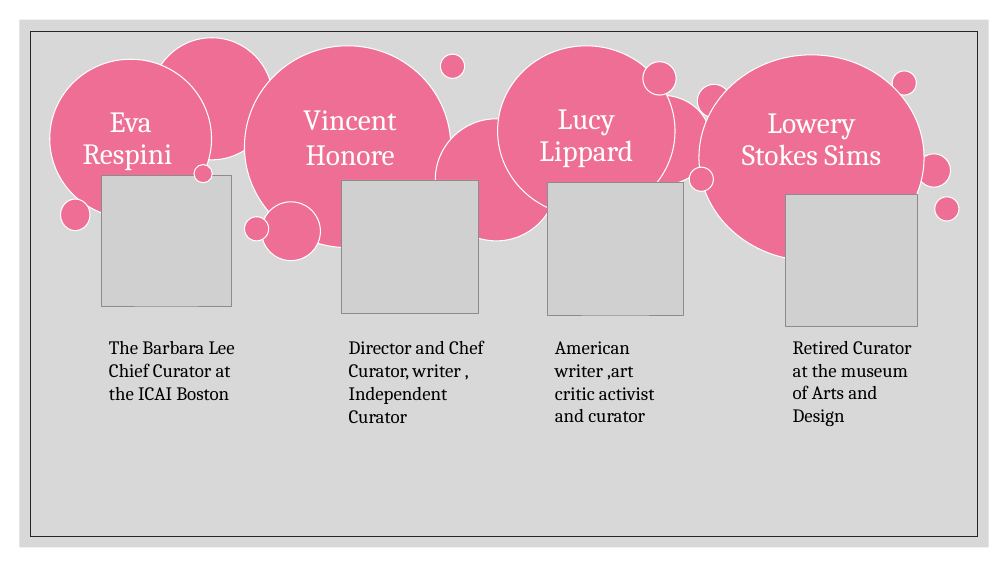
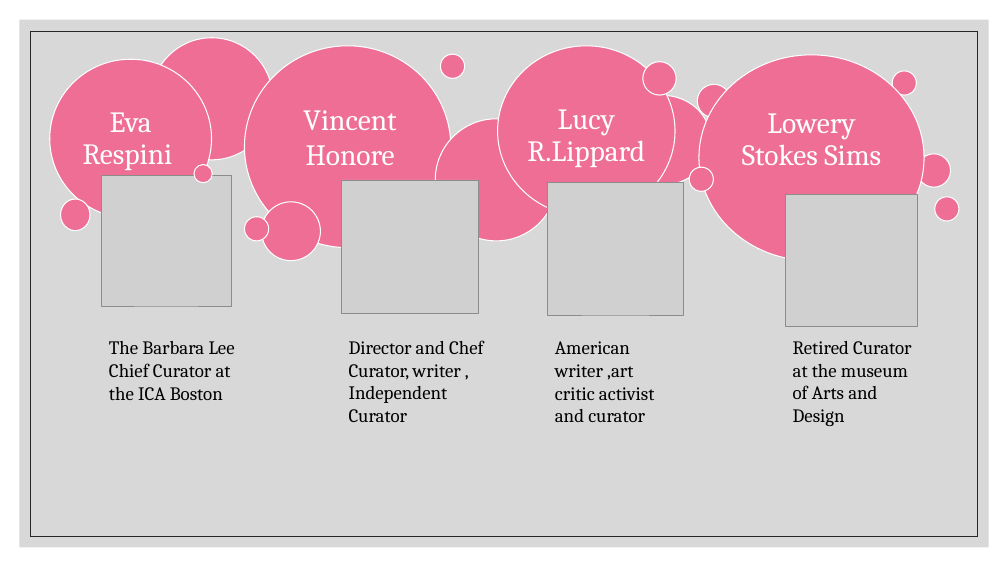
Before and after one commit to alk36/Curators-Presentation, a slide deck: slide 3 of art curators the newest one from saturday from pc.pptx. Drawn at 1008x567 pixels with LibreOffice and Linux fonts; fonts in the diff are those of the drawing; grey boxes stand for pictures. Boxes give left, top, right and bottom in pixels: in the first picture for what was removed or moved away, otherwise in the second. Text is boxed around its words. In the diff, an @@ line names an element or a change of style, - is before the commit and + after.

```diff
--- a/art curators the newest one from saturday from pc.pptx
+++ b/art curators the newest one from saturday from pc.pptx
@@ text in freeform shape at box(527, 109, 645, 167): text changed @@
-Lucy Lippard
+Lucy R.Lippard
@@ text at box(109, 341, 235, 400): text changed @@
-The Barbara Lee Chief Curator at the ICAI Boston
+The Barbara Lee Chief Curator at the ICA Boston
```
Also in this commit, not shown: 9 other slides changed, 3 slides added, 3 slides removed, 1 other file.
